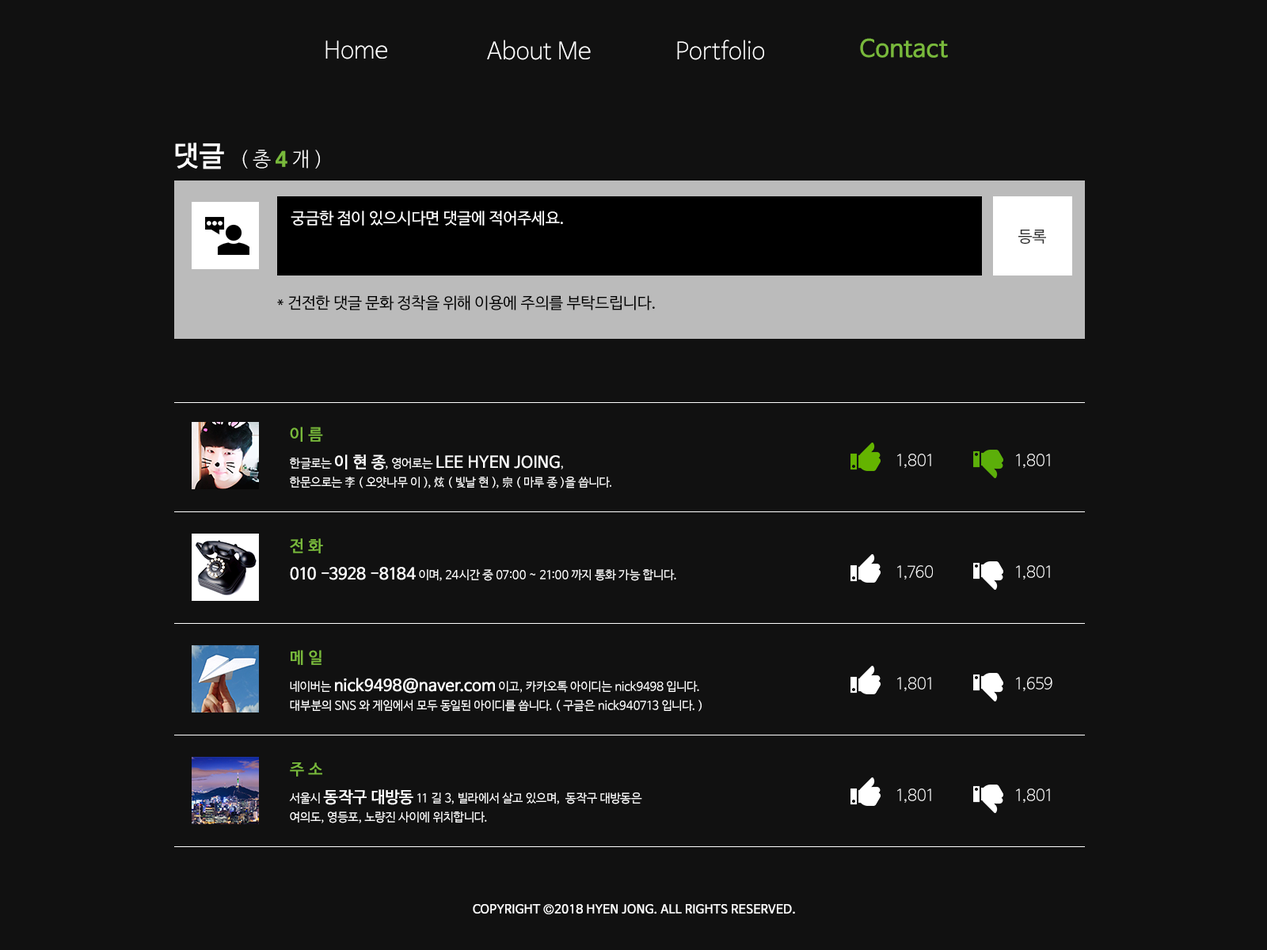
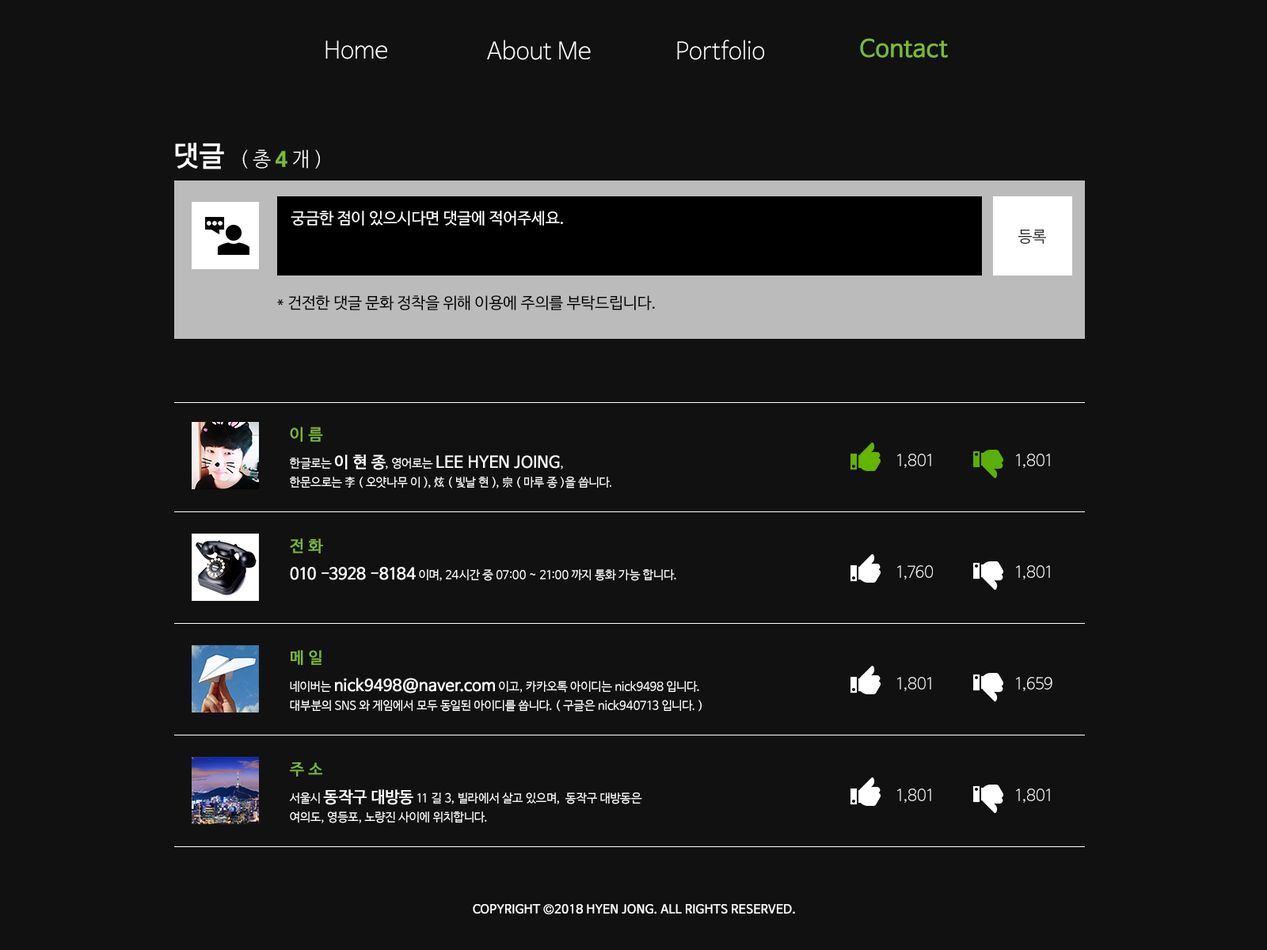
Layer changes from the first 1267 × 950 image to the second:
painted on "Contact" over [890, 45, 948, 58]
painted on "한글로는 이 현 종, 영어로는 LEE HYEN JOING, 한문으로는 李 ( 오얏나무 이 ), 炫 ( 빛날 현 )" over [490, 455, 563, 470]
painted on "댓글" (2nd of 2, in "댓글") over [174, 155, 204, 161]
